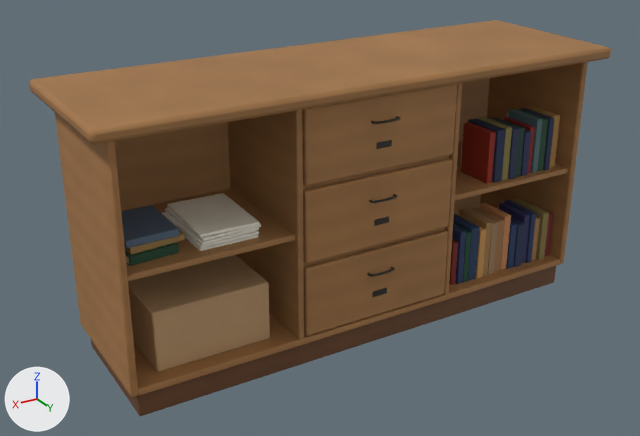
An edit to the Blender file assets/models/source/furniture/counter_classic.blend, drawn before and after from the same camera.
Both versions are drawn from a camera (50 mm lens) standing at (1.64, 2.58, 1.72) and looking at (0.08, -0.03, 0.42). The lights are fixed; the arrows at lower left show +X, +Y and +Z. The first picture is the older version.

Script lines for the objects in view, before the commit:
```python
ob_buchdeckel = bpy.data.objects.new('Buchdeckel', me_buchdeckel)
ob_buchdeckel.location = (0.0, 0.0, 0.0)
ob_buchdeckel_001 = bpy.data.objects.new('Buchdeckel.001', me_buchdeckel_001)
ob_buchdeckel_001.location = (0.0, 0.0, 0.0)
ob_buchdeckel_002 = bpy.data.objects.new('Buchdeckel.002', me_buchdeckel_002)
ob_buchdeckel_002.location = (0.0, 0.0, 0.0)
ob_buchseiten = bpy.data.objects.new('Buchseiten', me_buchseiten)
ob_buchseiten.location = (0.0, 0.0, 0.0)
ob_griffe = bpy.data.objects.new('Griffe', me_griffe)
ob_griffe.location = (0.0, 0.0, 0.0)
ob_karton = bpy.data.objects.new('Karton', me_karton)
ob_karton.location = (0.0, 0.0, 0.0)
ob_papier = bpy.data.objects.new('Papier', me_papier)
ob_papier.location = (0.0, 0.0, 0.0)
ob_platte = bpy.data.objects.new('Platte', me_platte)
ob_platte.location = (0.0, 0.0, 0.0)
ob_schübe = bpy.data.objects.new('Schübe', me_schübe)
ob_schübe.location = (0.0, 0.0, 0.0)
# also in view: 'Korpus' at (0.0, -0.02, 0.52); 'Sockel' at (0.0, -0.02, 0.05); 'Innenleben' at (0.0, -0.01, 0.52)
```
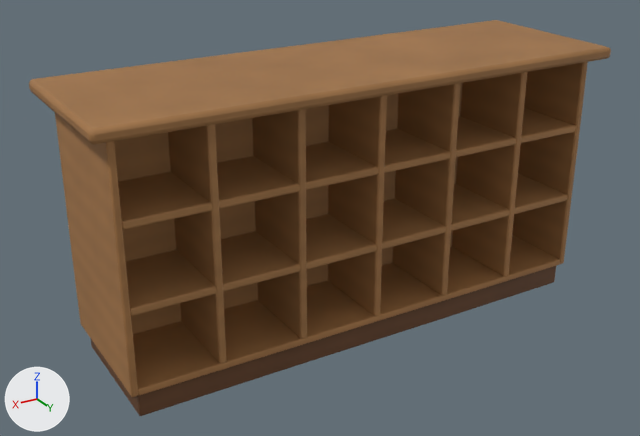
Not visible in the pictures: 'Buchseiten'.

Diff of the bpy script that builds the scene:
```diff
--- a/assets/models/source/furniture/counter_classic.blend.py
+++ b/assets/models/source/furniture/counter_classic.blend.py
@@ me_innenleben @@
 # used by ob_innenleben; location = (0.0, 0.0, 0.0)
-me_innenleben.from_pydata(...)  # 160 vertices, 148 faces; spans x -0.92..0.92, y -0.27..0.25, z 0.09..0.96
+me_innenleben.from_pydata(...)  # 42 vertices, 40 faces; spans x -0.92..0.92, y -0.27..0.25, z 0.09..0.12
+# me_innenleben part 1: the loose piece of 24 vertices spanning x -0.33..-0.31, y -0.27..0.25, z 0.11..0.96 is deleted
+# me_innenleben part 2: the loose piece of 18 vertices spanning x 0.33..0.92, y -0.26..0.24, z 0.49..0.51 is deleted
+# me_innenleben part 3: the loose piece of 18 vertices spanning x -0.92..-0.33, y -0.26..0.23, z 0.49..0.51 is deleted
+# me_innenleben part 4: 58 vertices removed from x -0.31..0.33, y -0.27..0.25, z 0.11..0.96
 me_innenleben.materials.append(mat_wood)
@@ me_platte @@
 me_platte.from_pydata(...)  # 48 vertices, 46 faces; spans x -1.0..1.0, y -0.34..0.31, z 0.95..1.0
 # used by ob_platte; location = (0.0, 0.0, 0.0)
+# me_platte part 5: vertex colours changed
 me_platte.materials.append(mat_wood)
@@ me_würfelregal @@
+me_würfelregal.from_pydata(...)  # 192 vertices, 176 faces; spans x -0.92..0.92, y -0.1..0.25, z 0.11..0.96
+me_würfelregal.polygons.foreach_set('use_smooth', [True] * 176)
+me_würfelregal.materials.append(mat_wood)
@@ ob_schübe @@
-ob_schübe = bpy.data.objects.new('Schübe', me_schübe)
-ob_schübe.location = (0.0, 0.0, 0.0)
-_m = ob_schübe.modifiers.new('Weiche Kanten', 'BEVEL')
-_m.width = 0.0064
-_m.width_pct = 0.0064
-_m.segments = 2
-_m.angle_limit = 0.698
@@ ob_griffe @@
-ob_griffe = bpy.data.objects.new('Griffe', me_griffe)
-ob_griffe.location = (0.0, 0.0, 0.0)
@@ ob_buchdeckel @@
-ob_buchdeckel = bpy.data.objects.new('Buchdeckel', me_buchdeckel)
-ob_buchdeckel.location = (0.0, 0.0, 0.0)
-_m = ob_buchdeckel.modifiers.new('Weiche Kanten', 'BEVEL')
-_m.width = 0.0024
-_m.width_pct = 0.0024
-_m.segments = 2
-_m.angle_limit = 0.698
@@ ob_buchseiten @@
-ob_buchseiten = bpy.data.objects.new('Buchseiten', me_buchseiten)
-ob_buchseiten.location = (0.0, 0.0, 0.0)
-_m = ob_buchseiten.modifiers.new('Weiche Kanten', 'BEVEL')
-_m.width = 0.00128
-_m.width_pct = 0.00128
-_m.segments = 2
-_m.angle_limit = 0.698
@@ ob_buchdeckel_001 @@
-ob_buchdeckel_001 = bpy.data.objects.new('Buchdeckel.001', me_buchdeckel_001)
-ob_buchdeckel_001.location = (0.0, 0.0, 0.0)
-_m = ob_buchdeckel_001.modifiers.new('Weiche Kanten', 'BEVEL')
-_m.width = 0.0024
-_m.width_pct = 0.0024
-_m.segments = 2
-_m.angle_limit = 0.698
@@ ob_karton @@
-ob_karton = bpy.data.objects.new('Karton', me_karton)
-ob_karton.location = (0.0, 0.0, 0.0)
-_m = ob_karton.modifiers.new('Weiche Kanten', 'BEVEL')
-_m.width = 0.0064
-_m.width_pct = 0.0064
-_m.segments = 2
-_m.angle_limit = 0.698
@@ ob_papier @@
-ob_papier = bpy.data.objects.new('Papier', me_papier)
-ob_papier.location = (0.0, 0.0, 0.0)
-_m = ob_papier.modifiers.new('Weiche Kanten', 'BEVEL')
-_m.width = 0.0016
-_m.width_pct = 0.0016
-_m.segments = 2
-_m.angle_limit = 0.698
@@ ob_buchdeckel_002 @@
-ob_buchdeckel_002 = bpy.data.objects.new('Buchdeckel.002', me_buchdeckel_002)
-ob_buchdeckel_002.location = (0.0, 0.0, 0.0)
-_m = ob_buchdeckel_002.modifiers.new('Weiche Kanten', 'BEVEL')
-_m.width = 0.0024
-_m.width_pct = 0.0024
-_m.segments = 2
-_m.angle_limit = 0.698
@@ ob_würfelregal @@
+ob_würfelregal = bpy.data.objects.new('Würfelregal', me_würfelregal)
+ob_würfelregal.location = (0.0, 0.0, 0.0)
+_m = ob_würfelregal.modifiers.new('Weiche Kanten', 'BEVEL')
+_m.width = 0.0064
+_m.width_pct = 0.0064
+_m.segments = 2
+_m.angle_limit = 0.698
```

Changed parts and their boxes [x1, y1, x2, y2] in the pictures (640 x 436 px):
'Würfelregal', added (brown)
    after: [114, 72, 576, 363]
'Innenleben', reshaped (49% shorter)
    before: [123, 83, 568, 395]
    after: [133, 235, 560, 395]
'Schübe', deleted (brown)
    before: [303, 84, 457, 336]
'Karton', deleted (brown)
    before: [128, 255, 270, 372]
'Buchdeckel', deleted
    before: [449, 199, 553, 285]
'Buchdeckel.001', deleted
    before: [461, 106, 560, 183]
'Papier', deleted
    before: [162, 193, 261, 251]
'Buchdeckel.002', deleted
    before: [121, 205, 185, 266]
'Griffe', deleted
    before: [367, 116, 401, 297]
part 1 of me_innenleben, deleted (brown)
    before: [444, 83, 462, 295]
part 2 of me_innenleben, deleted (brown)
    before: [123, 189, 295, 281]
part 3 of me_innenleben, deleted (brown)
    before: [455, 141, 568, 201]
part 4 of me_innenleben, deleted (brown)
    before: [218, 110, 449, 363]
